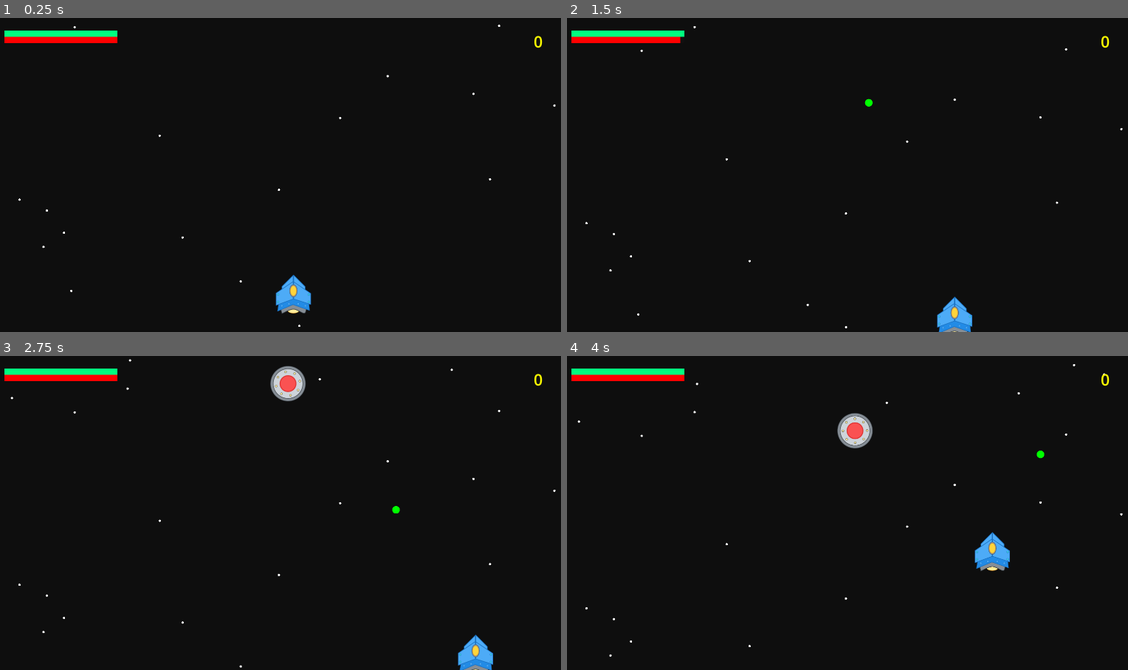
Above: before the commit, frames 1-4 (two rows, left to right).
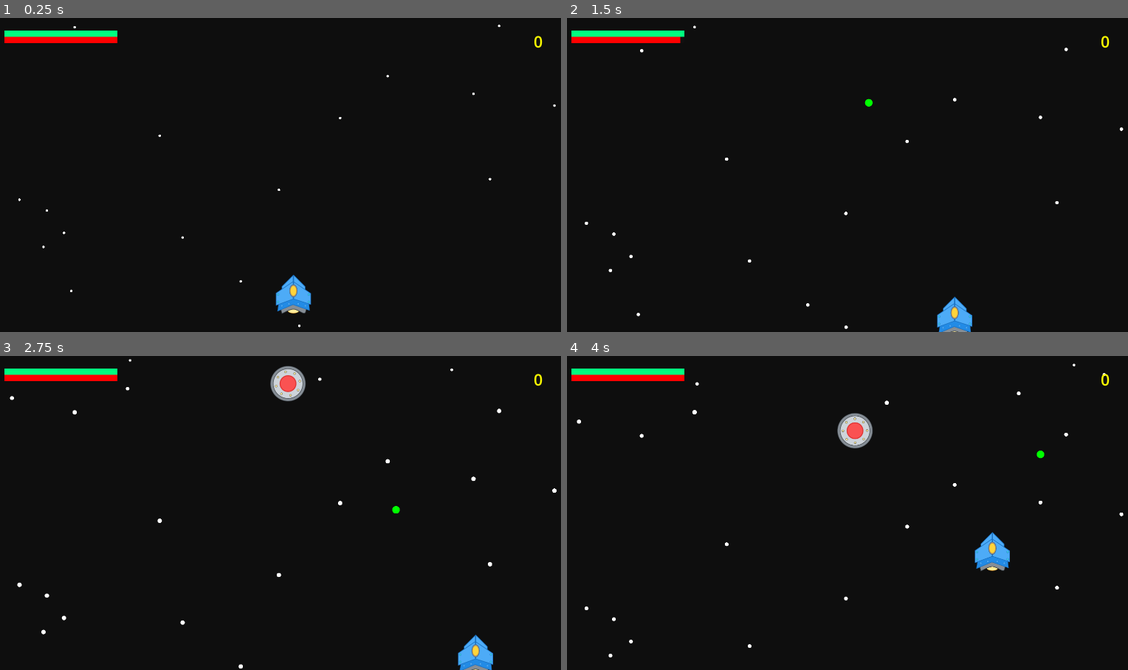
Above: after the commit, the same moments.

Repository: mromphf/nuke-ufos
Game: Godot game, scene res://scenes/main.tscn
The game is run twice, just before and just after one commit, with the same random seed, the same clock (stepped at 60 frames per second) and the same inputs.
Inputs:
- Up to frame 1 (0.25 s): no input
- Up to frame 2 (1.5 s): hold D (move_right) 0.53-1.28 s; tap Space (fire) at 0.6 s; hold S (move_down) from 1.28 s (still down); tap Shift (speed) at 1.35 s
- Up to frame 3 (2.75 s): release S (move_down) at 2.03 s; hold D (move_right) from 2.03 s (still down); tap Space (fire) at 2.1 s
- Up to frame 4 (4 s): release D (move_right) at 2.78 s; hold W (move_up) 2.78-3.53 s; tap Shift (speed) at 2.85 s; hold Left (move_left) from 3.53 s (still down); tap Space (fire) at 3.6 s

The runs differ from the first frame. In frame 1, less than 0.1% of the frame differs, in the area x 3-100%, y 2-99%; in frame 2, less than 0.1%; in frame 3, 0.2%, in the area x 1-100%, y 0-100%; in frame 4, 0.1%.

Commit message:
Star glow animation.

Diff:
--- a/scenes/star.tscn
+++ b/scenes/star.tscn
@@ -1,15 +1,45 @@
-[gd_scene load_steps=3 format=3 uid="uid://6qx3iv5u0naa"]
+[gd_scene load_steps=5 format=3 uid="uid://6qx3iv5u0naa"]
 
 [ext_resource type="Texture2D" uid="uid://cg8qm76kruvqs" path="res://imgs/white_circle.svg" id="1_sjsew"]
 [ext_resource type="Script" path="res://scripts/traveler.gd" id="2_a4kb7"]
 
-[node name="star" type="Sprite2D"]
+[sub_resource type="Animation" id="Animation_autbf"]
+resource_name = "glow"
+length = 6.0
+loop_mode = 1
+tracks/0/type = "value"
+tracks/0/imported = false
+tracks/0/enabled = true
+tracks/0/path = NodePath("Sprite:scale")
+tracks/0/interp = 1
+tracks/0/loop_wrap = true
+tracks/0/keys = {
+"times": PackedFloat32Array(3, 6),
+"transitions": PackedFloat32Array(1, 1),
+"update": 0,
+"values": [Vector2(2, 2), Vector2(1, 1)]
+}
+
+[sub_resource type="AnimationLibrary" id="AnimationLibrary_4xp13"]
+_data = {
+"glow": SubResource("Animation_autbf")
+}
+
+[node name="Star" type="Node2D"]
 scale = Vector2(0.075, 0.075)
-texture = ExtResource("1_sjsew")
 script = ExtResource("2_a4kb7")
 speed = 1.0
 direction = Vector2(0, 1)
 
+[node name="Sprite" type="Sprite2D" parent="."]
+texture = ExtResource("1_sjsew")
+
 [node name="Notifier" type="VisibleOnScreenNotifier2D" parent="."]
 
+[node name="Animation" type="AnimationPlayer" parent="."]
+autoplay = "glow"
+libraries = {
+"": SubResource("AnimationLibrary_4xp13")
+}
+
 [connection signal="screen_exited" from="Notifier" to="." method="despawn"]
